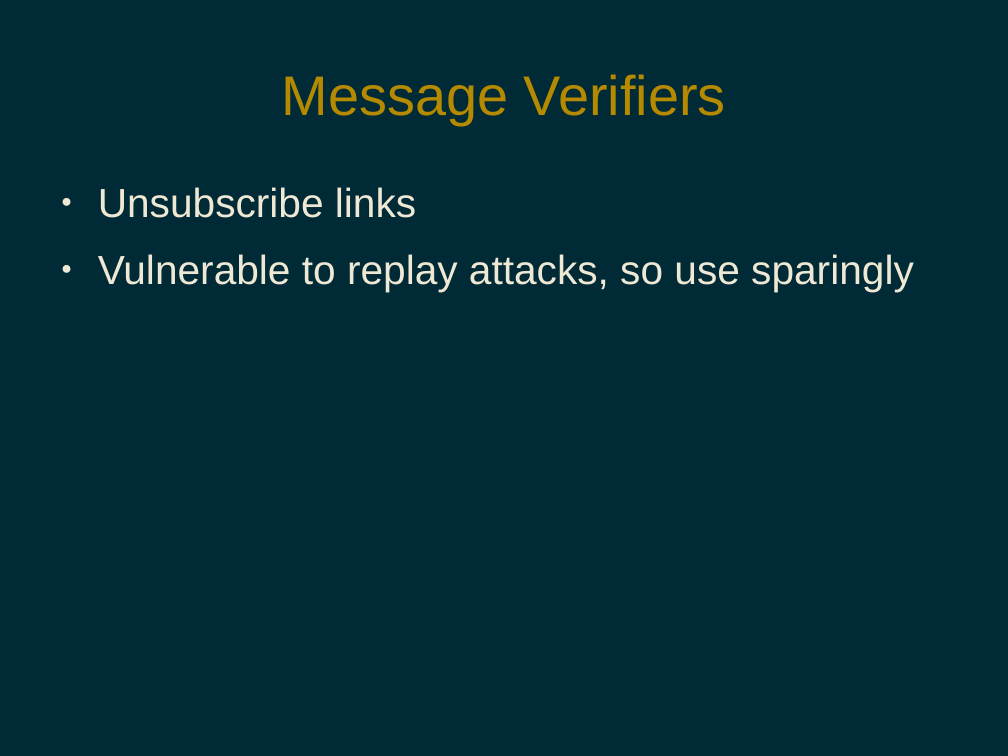
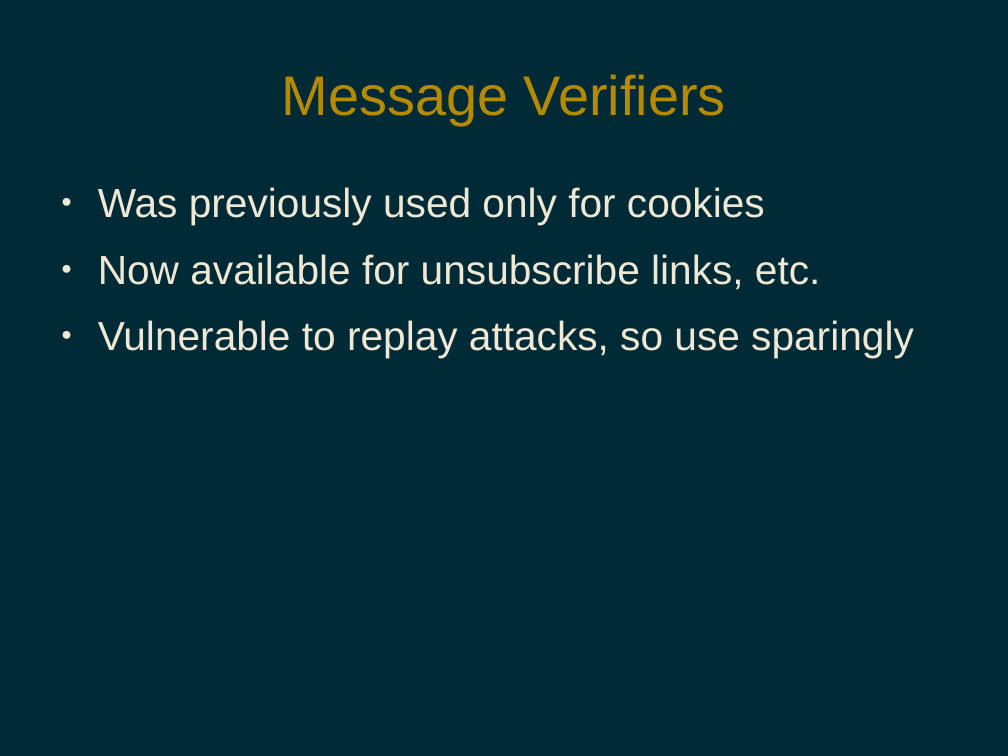
Before and after one commit to pdg137/rails41-pres, a slide deck: slide 9 of new-in-rails-4-1.odp (slide 7 before the commit). Drawn at 1008x756 pixels with LibreOffice and Linux fonts; fonts in the diff are those of the drawing. Boxes give left, top, right and bottom in pixels: in the first picture for what was removed or moved away, otherwise in the second. Text is boxed around its words. In the diff, an @@ line names an element or a change of style, - is before the commit and + after.

```diff
--- a/new-in-rails-4-1.odp
+++ b/new-in-rails-4-1.odp
@@ text at bbox=[98, 187, 820, 290]: text changed @@
-● Unsubscribe links
+● Was previously used only for cookies
+● Now available for unsubscribe links, etc.
```
Also in this commit, not shown: 4 other slides changed, 6 slides added, 3 slides removed.
